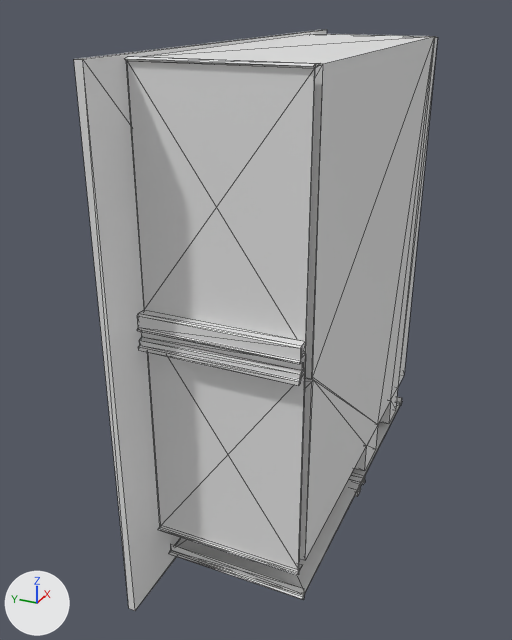
One commit to the glTF model version one/out_3d/2_4.glb: the scene before it, then after it.
One viewpoint serves both versions: a 50 mm camera at (-8.48, -6.58, 11.03) aimed at (4.46, -0.75, 4.55). Arrows for +X, +Y and +Z are at lower left; the lights stay in place. Mesh edges are drawn as thin lines. Where no turn or scale is listed for an object, it has been applied to the vertices. Vertices at the same position are counted once.

Objects in the first picture: 'geometry_0'.
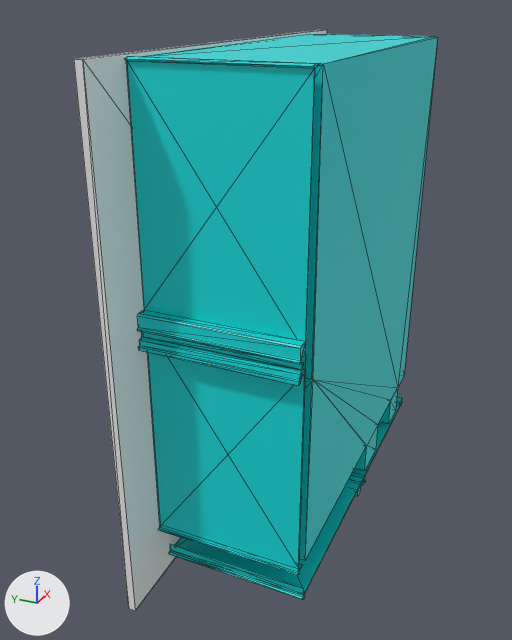
Pixel boxes [x1, y1, x2, y2] of what changed, in the pictures (512 x 640 px; the box of a moved part takes in the faces that stretch with it):
part 1 of me_geometry_0, moved or reshaped
    both: [298, 36, 437, 597]
part 2 of me_geometry_0, recoloured (grey to cyan)
    both: [74, 30, 438, 611]

The change, as a diff of the scene's bpy script:
```diff
--- a/version one/out_3d/2_4.glb.py
+++ b/version one/out_3d/2_4.glb.py
@@ mat_defaultmaterial @@
+mat_defaultmaterial = bpy.data.materials.new('DefaultMaterial')
+mat_defaultmaterial.use_nodes = True; mat_defaultmaterial.node_tree.nodes.clear()
+_N = mat_defaultmaterial.node_tree.nodes; _L = mat_defaultmaterial.node_tree.links
+n0 = _N.new('ShaderNodeOutputMaterial'); n0.name = 'Material Output'
+n1 = _N.new('ShaderNodeBsdfPrincipled'); n1.name = 'Principled BSDF'
+n2 = _N.new('ShaderNodeVertexColor'); n2.name = 'Color Attribute'
+_L.new(n1.outputs[0], n0.inputs[0])  # 'BSDF' to 'Surface'
+_L.new(n2.outputs[0], n1.inputs[0])  # 'Color' to 'Base Color'
@@ me_geometry_0 @@
 # used by ob_geometry_0; location = (0.0, 0.0, 0.0)
-me_geometry_0.from_pydata(...)  # 190 vertices, 364 faces; spans x 0.0..10.23, y -3.15..0.0, z 0.0..10.23
+me_geometry_0.from_pydata(...)  # 188 vertices, 360 faces; spans x 0.0..10.23, y -3.15..0.0, z 0.0..10.23
+# me_geometry_0 part 1
+# 6 vertices are removed from x 0.97..1.08, y -3.15..-0.15, z 1.3..5.59
+# 112 faces are deleted
+# 2 vertices move from x 1.14, y -3.15..-0.15, z 1.26 to x 1.11, y -3.15..-0.15, z 1.27
+# 4 vertices are added at (0.95, -0.15, 5.59), (1.08, -0.15, 1.32), (0.95, -3.15, 5.59), (1.08, -3.15, 1.32)
+# 108 new faces join them
+# me_geometry_0 part 2: 252 faces spanning x 0.0..10.23, y -3.15..0.0, z 0.0..10.23 switch from no material to mat_defaultmaterial
```
